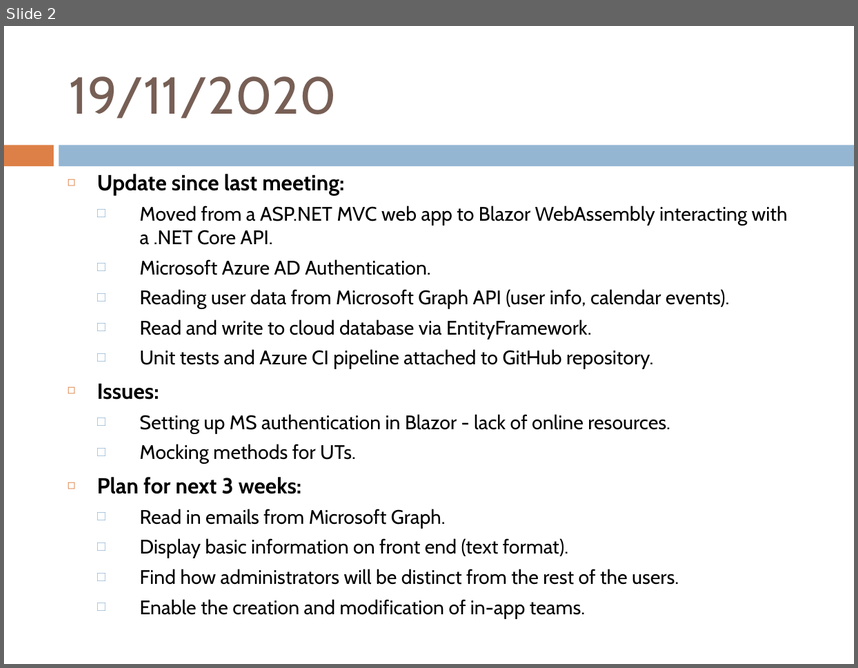
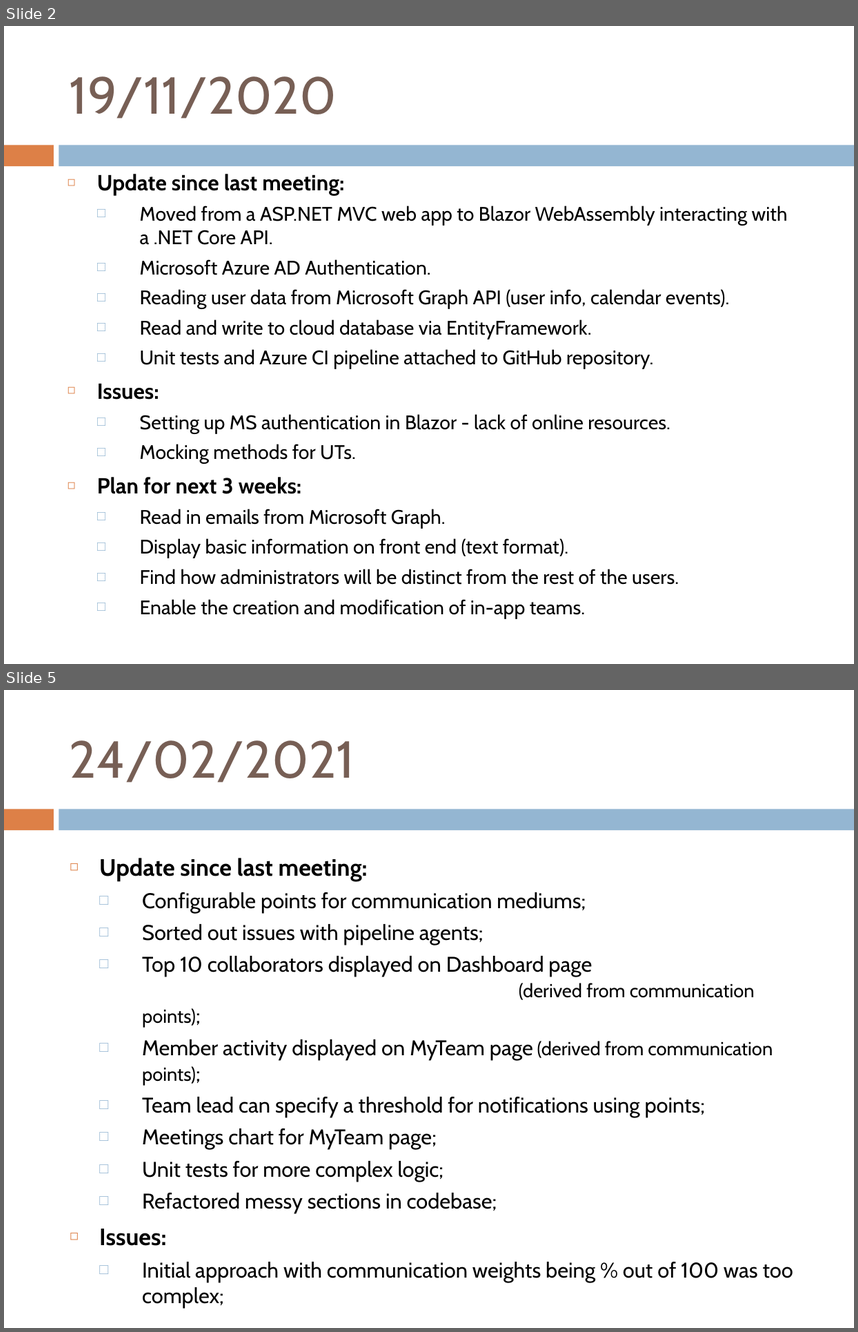
Before and after one commit to ppivanov/employee-connectivity-tracker, a slide deck: slides/Emp Conn Tracker - ITT BAML.ppt. Shown one above the other, each under a label of ours: slide 2 before the commit, slides 2 and 5 after it; the slides between them are not shown. The pictures are 858x668 and 858x1332 pixels, drawn with LibreOffice and Linux fonts; fonts in the diff are those of the drawing. Boxes give left, top, right and bottom in pixels: in the first picture for what was removed or moved away, otherwise in the second. Text is boxed around its words. In the diff, an @@ line names an element or a change of style, - is before the commit and + after.

```diff
--- a/slides/Emp Conn Tracker - ITT BAML.ppt
+++ b/slides/Emp Conn Tracker - ITT BAML.ppt
@@ slide 5 added at [4,690,854,1328], background #FFFFFF; not listed: 2 template elements that a slide beside it also shows @@
@@ title added at [70,740,355,782], 44 pt, text #775F55 @@
+24/02/2021
@@ text added at [99,858,793,1307], 18 pt, text #000000 @@
+◻ Update since last meeting:
+  □ Configurable points for communication mediums;
+  □ Sorted out issues with pipeline agents;
+  □ Top 10 collaborators displayed on Dashboard page
+    (derived from communication points);
+  □ Member activity displayed on MyTeam page (derived from communication points);
+  □ Team lead can specify a threshold for notifications using points;
+  □ Meetings chart for MyTeam page;
+  □ Unit tests for more complex logic;
+  □ Refactored messy sections in codebase;
+◻ Issues:
+  □ Initial approach with communication weights being % out of 100 was too complex;
```
Also in this commit, not shown: 2 slides changed, 1 other slide added, 1 other file.
